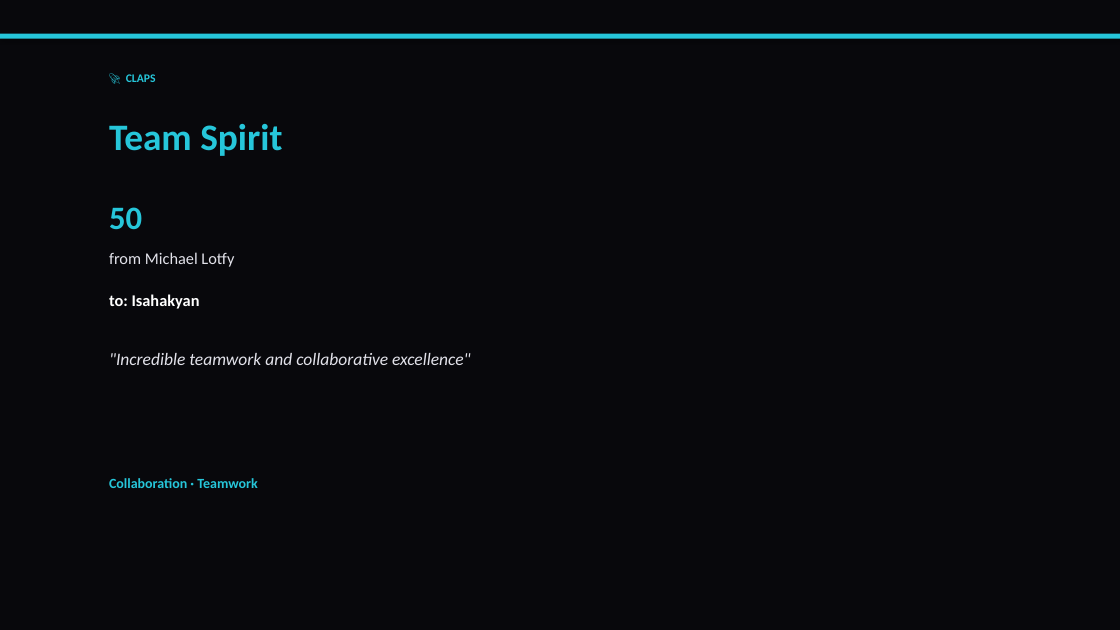
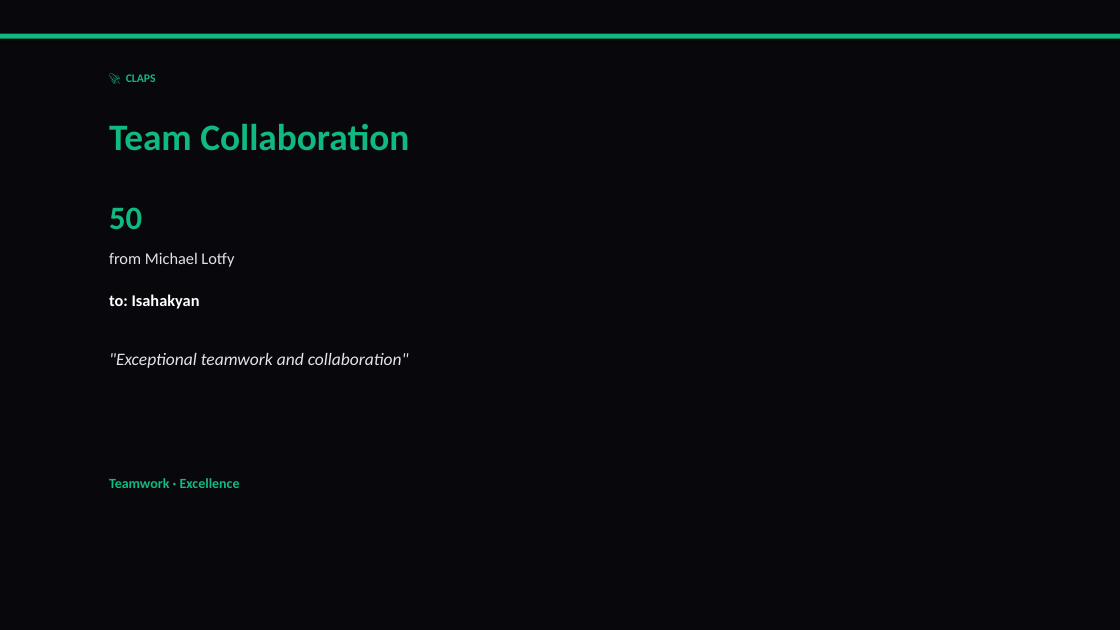
Before and after one commit to liliyagarifullina-maker/appodeal-pulse, a slide deck: slide 10 of data/archive/pulse_2026-03-14.pptx (slide 6 before the commit). Drawn at 1120x630 pixels with LibreOffice and Linux fonts; fonts in the diff are those of the drawing. Boxes give left, top, right and bottom in pixels: in the first picture for what was removed or moved away, otherwise in the second. Text is boxed around its words. In the diff, an @@ line names an element or a change of style, - is before the commit and + after.

```diff
--- a/data/archive/pulse_2026-03-14.pptx
+++ b/data/archive/pulse_2026-03-14.pptx
@@ rectangle at bbox=[0, 34, 1120, 39]: fill #26C6DA to #10B981 @@
@@ text "🚀 CLAPS" at bbox=[126, 74, 156, 82]: text colour #26C6DA to #10B981 @@
@@ text at bbox=[109, 124, 409, 151]: text changed; text colour #26C6DA to #10B981 @@
-Team Spirit
+Team Collaboration
@@ text "50" at bbox=[109, 207, 142, 229]: text colour #26C6DA to #10B981 @@
@@ text at bbox=[109, 353, 409, 368]: text changed @@
-"Incredible teamwork and collaborative excellence"
+"Exceptional teamwork and collaboration"
@@ text at bbox=[109, 478, 240, 488]: text changed; text colour #26C6DA to #10B981 @@
-Collaboration · Teamwork
+Teamwork · Excellence
```
Also in this commit, not shown: 13 other slides changed, 5 slides added, 3 slides removed, 2 other files.
